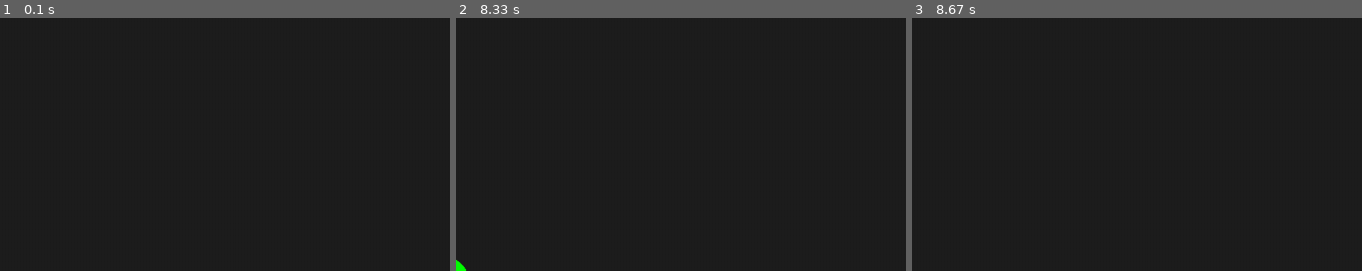
Above: before the commit, frames 1-3 (left to right).
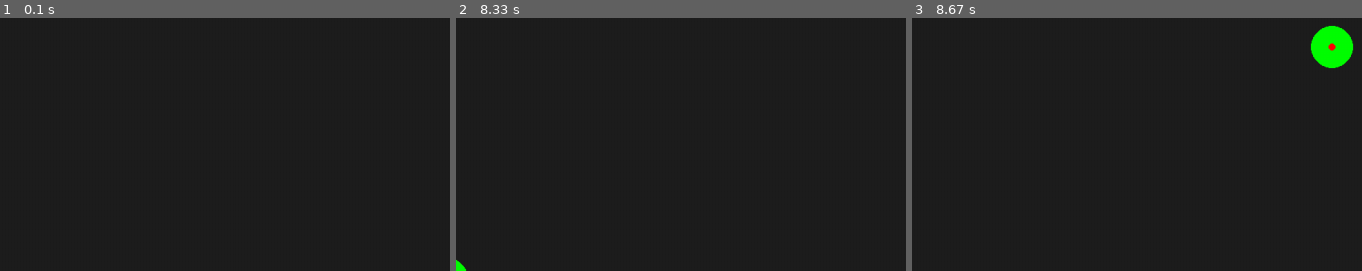
Above: after the commit, the same moments.

Repository: shivamjxin/CognitiveLoadDetection_usingWebcam
Game: pygame game, started from game_engine/pygame_app.py
The game is run twice, just before and just after one commit, with the same random seed, the same clock (stepped at 60 frames per second) and the same inputs.
Inputs:
- Up to frame 1 (0.1 s): no input
- Up to frame 2 (8.33 s): tap Space at 0.33 s
- Up to frame 3 (8.67 s): no input
The pictures show only the part of the screen within x 3-53%, y 44-94%; the shares and areas given below are measured in that part.

Frames 1-2 are identical in both runs. In frame 3, 1.3% of the frame differs, in the area x 88-99%, y 3-20%.

Commit message:
feat(ui): implement 15-second resting baseline state

Diff:
--- a/game_engine/pygame_app.py
+++ b/game_engine/pygame_app.py
@@ -34,7 +34,7 @@
 
         # Canvas Creation: Launch borderless fullscreen to prevent OS distractions.
         # Note: Pygame's grid origin (X:0, Y:0) is the absolute TOP-LEFT of the monitor.
-        self.screen = pygame.display.set_mode((self.width, self.height))
+        self.screen = pygame.display.set_mode((self.width, self.height), pygame.FULLSCREEN)
         pygame.display.set_caption("Golden Hybrid: Cognitive Load Assessment")
 
         # Throttling: The Clock object mathematically prevents the while-loop below
@@ -78,8 +78,7 @@
 
         while running:
 
-            #  EVENT PROCESSING (Hardware Listeners)
-
+            #  EVENT PROCESSING
             # event.get() clears the OS input buffer. Failure to call this freezes the app.
             for event in pygame.event.get():
 
@@ -95,13 +94,12 @@
                         print("Transitioned to STATE 1: Calibrating Extremes")
 
 
-            #  LOGIC & STATE UPDATES (The FSM Brain)
-
+            #  LOGIC & STATE UPDATES i.e FSM
             # Calculate exactly how many seconds have passed since the current state began.
             current_time = time.time()
             time_in_state = current_time - self.state_start_time
 
-            # --- STATE 1 ALGORITHM: The 4-Corner Calibration ---
+            # STATE 1 ALGORITHM (4-Corner Calibration)
             if self.current_state == 1:
                 # The state lasts exactly 8.0 seconds total.
                 if time_in_state >= 8.0:
@@ -110,7 +108,6 @@
                     self.state_start_time = time.time() # Reset stopwatch for State 2
                     print("Transitioned to STATE 2: Resting Baseline")
                 else:
-                    # Math Trick: Floor Division (//)
                     # 0.0s to 1.9s // 2.0 = Index 0 (TOP_LEFT)
                     # 2.0s to 3.9s // 2.0 = Index 1 (BOTTOM_RIGHT)
                     # 4.0s to 5.9s // 2.0 = Index 2 (TOP_RIGHT)
@@ -118,9 +115,14 @@
                     target_index = int(time_in_state // 2.0)
                     self.current_target_label = self.calibration_targets[target_index]
 
+            #  STATE 2 ALGORITHM: 15-Second Resting Baseline
+            elif self.current_state == 2:
+                if time_in_state >= 15.0:
+                    self.current_state = 3
+                    self.state_start_time = time.time()
+                    print("Transitioned to STATE 3: Max Flex")
 
             #  TELEMETRY LOGGING
-
             # Construct the JSON packet matching the Phase 2 Blueprint specifications.
             log_packet = {
                 "epoch_time_ms": int(current_time * 1000), # UNIX Sync Anchor
@@ -140,14 +142,14 @@
             #  VISUAL RENDERING (The Canvas Paint)
 
             # Wipe the frame clean with a dark, non-fatiguing gray (RGB: 30, 30, 30)
-            self.screen.fill((30, 30, 30))
+            self.screen.fill((30, 30, 30))  # wipes the screen clean before drawing
+            radius = 30 # Pixel size of the target
+            color = (0, 255, 0) # High-visibility Neon Green
 
-            # --- STATE 1 RENDERING: Dynamic Corner Targets ---
+            #  STATE 1 RENDERING: Dynamic Corner Targets
             if self.current_state == 1:
-                radius = 30 # Pixel size of the target
-                color = (0, 255, 0) # High-visibility Neon Green
 
-                # Math: To keep the circle fully on-screen, we offset the center coordinate
+                # To keep the circle fully on-screen, we offset the center coordinate
                 # inward by exactly the length of the radius.
                 if self.current_target_label == "TOP_LEFT":
                     target_pos = (radius, radius)
@@ -158,13 +160,21 @@
                 elif self.current_target_label == "BOTTOM_LEFT":
                     target_pos = (radius, self.height - radius)
 
-                # Draw outer green boundary and an inner red dot to force precise pupil fixation
+                pygame.draw.circle(self.screen, color, target_pos, radius)
+                pygame.draw.circle(self.screen, (255, 0, 0), target_pos, 5)
+
+            elif self.current_state == 2:
+                # Calculate Dead-Center Coordinates
+                center_x = self.width // 2
+                center_y = self.height // 2
+                target_pos = (center_x, center_y)
+
+                # Paint State 2 Targets
                 pygame.draw.circle(self.screen, color, target_pos, radius)
                 pygame.draw.circle(self.screen, (255, 0, 0), target_pos, 5)
 
 
             #  HARDWARE FLUSH & FRAME THROTTLE
-
             # Swap the hidden memory buffer with the physical monitor screen
             pygame.display.flip()
 
@@ -172,8 +182,7 @@
             self.clock.tick(self.fps)
 
 
-        # SYSTEM SHUTDOWN (Triggers when 'running = False')
-
+        # SYSTEM SHUTDOWN
         self.log_file.close() # Safely sever the database connection
         pygame.quit() # Unload C-level bindings
         print("Application closed safely.")
